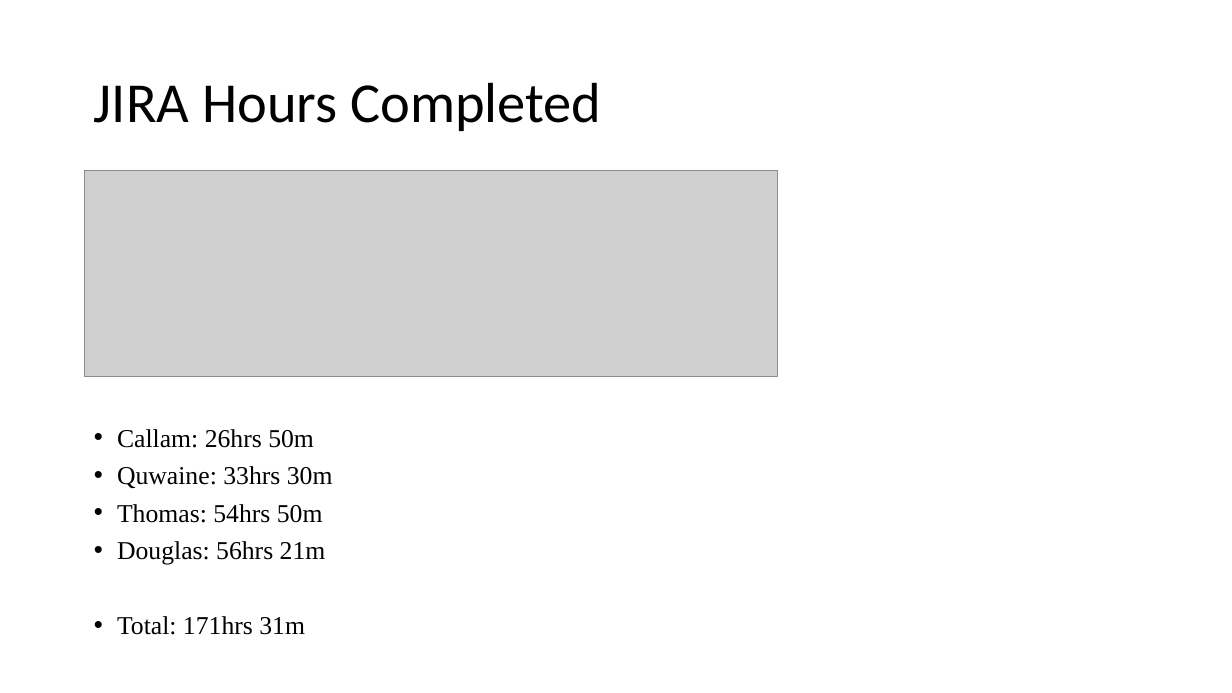
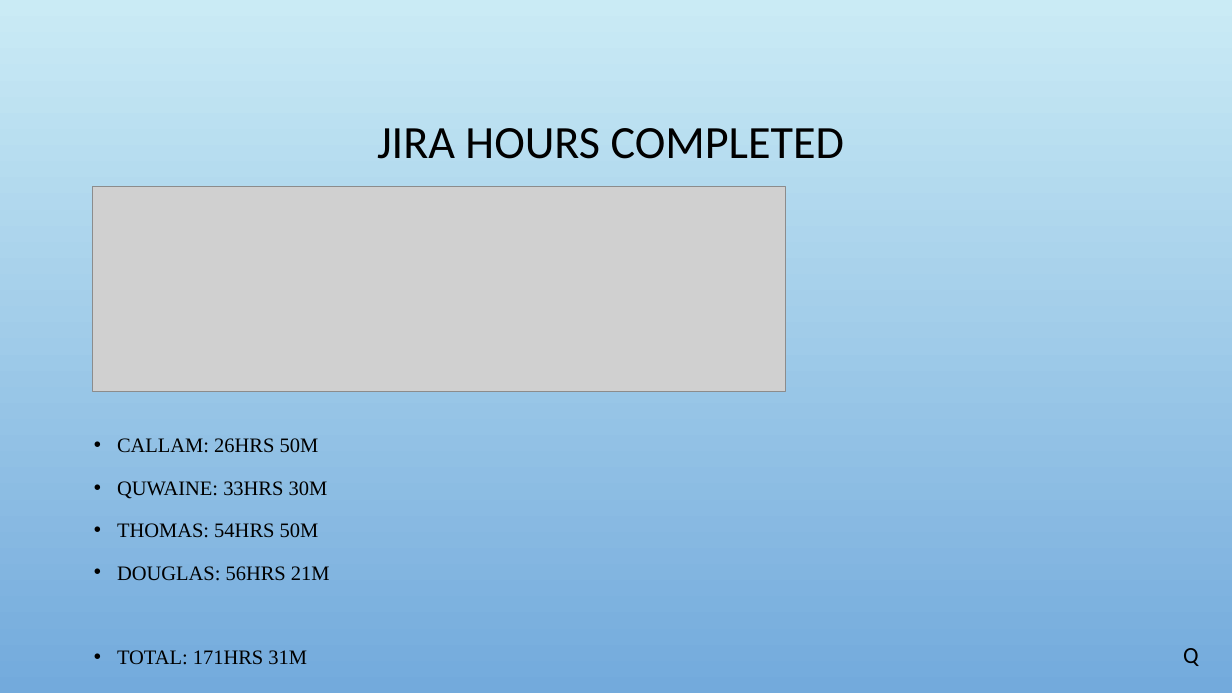
Before and after one commit to UoSGroupProjects1718/dm-bandai-namco-group-9, a slide deck: slide 14 of Presentations/L6 Group 9 Project Masterclass Final Pitch .pptx. Drawn at 1232x693 pixels with LibreOffice and Linux fonts; fonts in the diff are those of the drawing; grey boxes stand for pictures; background and template pictures are left out. Boxes give left, top, right and bottom in pixels: in the first picture for what was removed or moved away, otherwise in the second. Text is boxed around its words. In the diff, an @@ line names an element or a change of style, - is before the commit and + after.

```diff
--- a/Presentations/L6 Group 9 Project Masterclass Final Pitch .pptx
+++ b/Presentations/L6 Group 9 Project Masterclass Final Pitch .pptx
@@ background #FFFFFF to picture (left out) @@
@@ title at [377, 128, 844, 159]: text changed; size 44 to 36 pt @@
-JIRA Hours Completed
+JIRA HOURS COMPLETED
@@ picture: place and size @@
-picture at [85, 171, 778, 376]
+picture at [92, 187, 786, 392]
@@ text at [117, 438, 330, 665]: text changed; size 20 to 16 pt @@
-• Callam: 26hrs 50m
-• Quwaine: 33hrs 30m
-• Thomas: 54hrs 50m
-• Douglas: 56hrs 21m
-• Total: 171hrs 31m
+• CALLAM: 26HRS 50M
+• QUWAINE: 33HRS 30M
+• THOMAS: 54HRS 50M
+• DOUGLAS: 56HRS 21M
+• TOTAL: 171HRS 31M
@@ text added at [1183, 648, 1199, 666], 18 pt, text #000000 @@
+Q
```
Also in this commit, not shown: 14 other slides changed.
